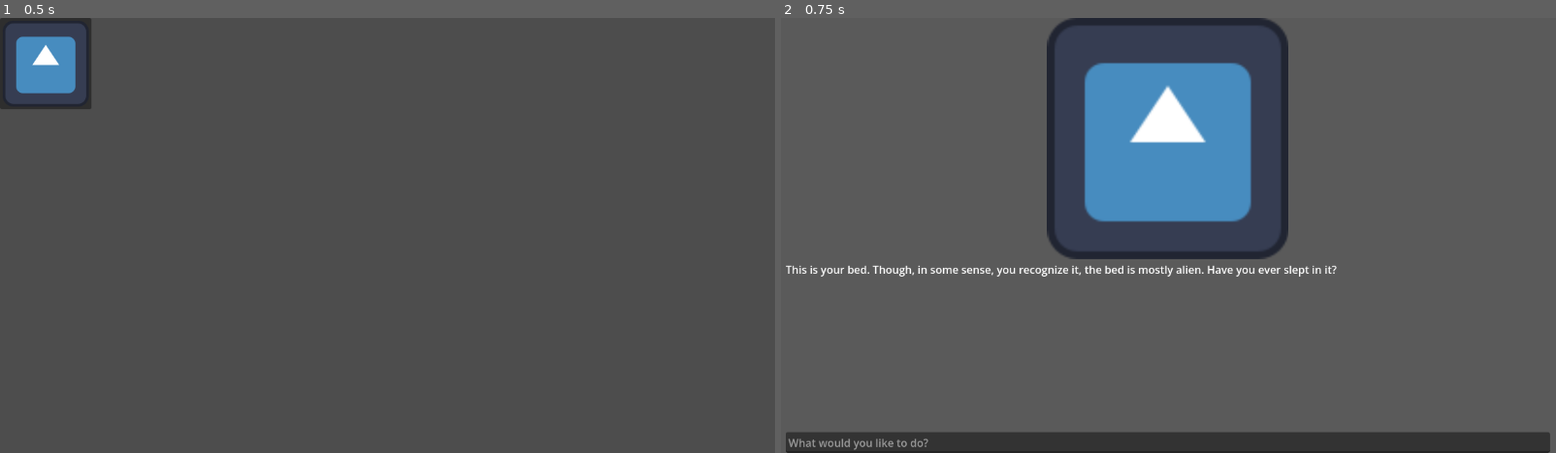
Above: before the commit, frames 1-2 (left to right).
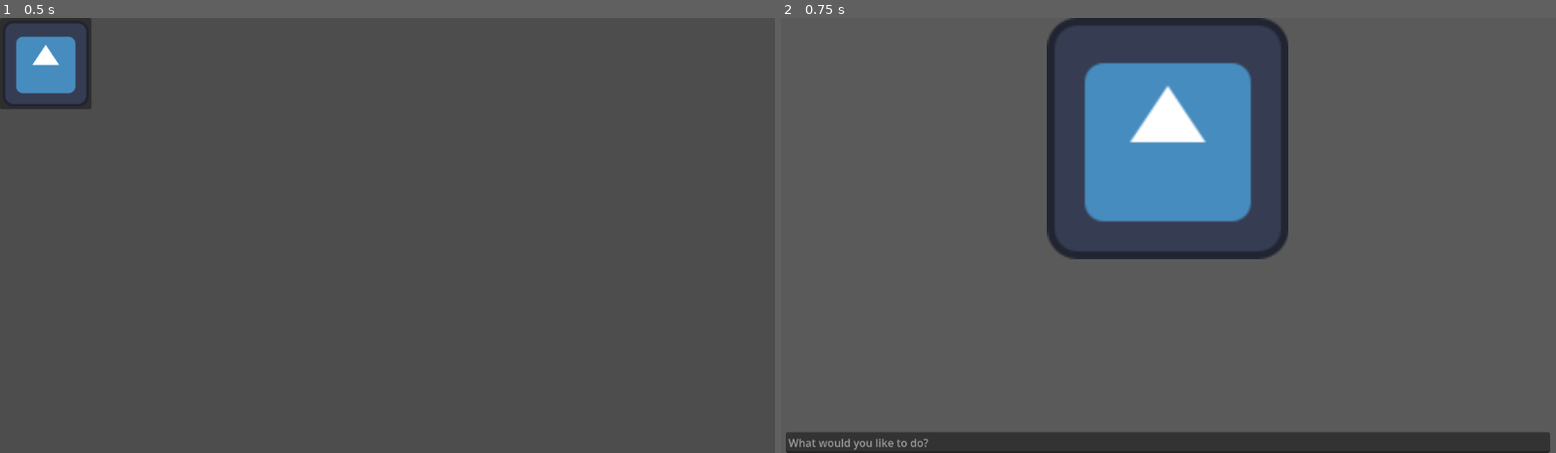
Above: after the commit, the same moments.

Repository: elephantfive/dark-horizon-if
Game: Godot game, scene res://game.tscn
Two runs of this game, one before a commit and one after it. Both use one fixed random seed, a clock stepped at 60 frames per second and the inputs below. The engine's default icon, where the game draws it, is replaced by a stand-in: a white triangle on a blue panel in a dark square.
Inputs (mouse positions are in pixels of both pictures, inside the frame that each line leads up to):
- Up to frame 1 (0.5 s): no input
- Up to frame 2 (0.75 s): click (827, 61) at 0.5 s

Frame 1 is identical in both runs. In frame 2, 0.6% of the frame differs, in the area x 0-72%, y 56-60%.
Error after the commit: Attempt to call function 'get_as_text' in base 'null instance' on a null instance. (res://resources/text_prompt.gd:54)

Commit message:
Commit prior to conversion to json

Diff:
--- a/game.tscn
+++ b/game.tscn
@@ -2,11 +2,25 @@
 
 [ext_resource type="PackedScene" uid="uid://dcgpjha6ydvjv" path="res://resources/TextPrompt.tscn" id="1_80nbo"]
 [ext_resource type="PackedScene" uid="uid://k0numaji8tci" path="res://resources/prompt_button.tscn" id="1_fc0e3"]
+[ext_resource type="Script" uid="uid://cks1j8eei0dcw" path="res://resources/argument.gd" id="3_7jktm"]
+[ext_resource type="Resource" uid="uid://kx2loom1vxkh" path="res://village/hovel/bed/sleep.tres" id="4_ryrav"]
+[ext_resource type="Resource" uid="uid://p8a0uhuerh0o" path="res://village/hovel/bed/attack.tres" id="5_eow3j"]
 
 [node name="Game" type="Node2D" unique_id=55460109]
 
-[node name="BedButton" parent="." unique_id=1599481702 node_paths=PackedStringArray("prompt") instance=ExtResource("1_fc0e3")]
+[node name="Village" type="Node" parent="." unique_id=1217311154]
+
+[node name="Hovel" type="Node" parent="Village" unique_id=380915315]
+
+[node name="Bed" type="Node" parent="Village/Hovel" unique_id=1804160359]
+
+[node name="BedButton" parent="Village/Hovel/Bed" unique_id=1599481702 node_paths=PackedStringArray("prompt") instance=ExtResource("1_fc0e3")]
 prompt = NodePath("../BedPrompt")
 
-[node name="BedPrompt" parent="." unique_id=910483 instance=ExtResource("1_80nbo")]
+[node name="BedPrompt" parent="Village/Hovel/Bed" unique_id=910483 instance=ExtResource("1_80nbo")]
+args = Array[ExtResource("3_7jktm")]([ExtResource("4_ryrav"), ExtResource("5_eow3j")])
 default_text = "res://bed/bed_default.txt"
+
+[node name="Nightstand" type="Node" parent="Village/Hovel" unique_id=954254142]
+
+[node name="Study" type="Node" parent="Village/Hovel" unique_id=1312214364]
--- a/bed/sleep.tres
+++ b/village/hovel/bed/sleep.tres
@@ -1,7 +1,7 @@
 [gd_resource type="Resource" script_class="Argument" format=3 uid="uid://kx2loom1vxkh"]
 
 [ext_resource type="Script" uid="uid://cks1j8eei0dcw" path="res://resources/argument.gd" id="1_5dlbp"]
-[ext_resource type="Resource" uid="uid://c6b3hldha1qqe" path="res://bed/sleep_effect.tres" id="1_xpcxc"]
+[ext_resource type="Resource" uid="uid://c6b3hldha1qqe" path="res://village/hovel/bed/sleep_effect.tres" id="1_xpcxc"]
 
 [resource]
 script = ExtResource("1_5dlbp")
Renamed: bed/attack.tres -> village/hovel/bed/attack.tres
Renamed: bed/attack.txt -> village/hovel/bed/attack.txt
Renamed: bed/bed_default.txt -> village/hovel/bed/bed_default.txt
Renamed: bed/inspect.tres -> village/hovel/bed/inspect.tres
Not shown, changed: village/hovel/bed/sleep.txt
Renamed: bed/sleep_effect.tres -> village/hovel/bed/sleep_effect.tres
Renamed: bed/sleep_effect.txt -> village/hovel/bed/sleep_effect.txt
